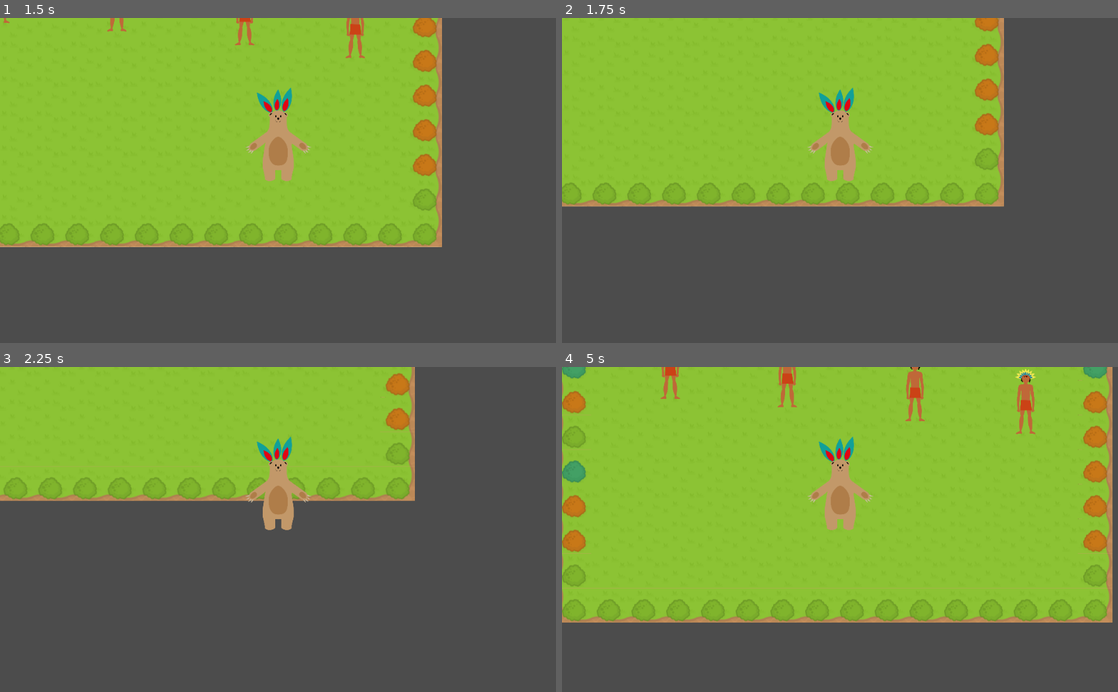
Above: before the commit, frames 1-4 (two rows, left to right).
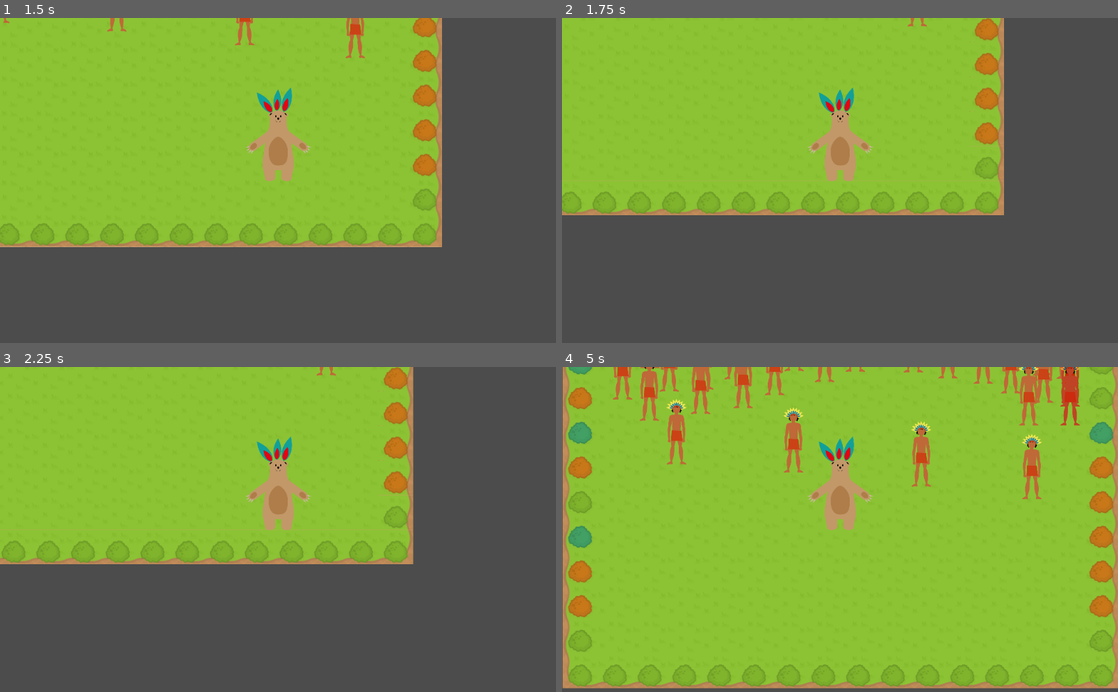
Above: after the commit, the same moments.

Repository: lendroit/welcome_thomas
Game: Godot game, scene res://World.tscn
Same seed, same stepped clock (60 frames per second), same inputs: the game is played once before the commit and once after it.
Inputs:
- Up to frame 1 (1.5 s): tap Enter (ui_accept) at 0.5, 0.77 s; hold Right (ui_right) 0.53-1.28 s; hold Down (ui_down) from 1.28 s (still down)
- Up to frame 2 (1.75 s): keep holding Down (ui_down); tap Enter (ui_accept) at 1.52 s
- Up to frame 3 (2.25 s): release Down (ui_down) at 2.03 s; hold Right (ui_right) from 2.03 s (still down)
- Up to frame 4 (5 s): release Right (ui_right) at 2.78 s; hold Up (ui_up) 2.78-3.53 s; tap Enter (ui_accept) at 3.02, 3.77, 4.52 s; hold Left (ui_left) from 3.53 s (still down)

Frame 1 is identical in both runs. In frame 2, 5.0% of the frame differs, in the area x 0-80%, y 0-61%; in frame 3, 17%; in frame 4, 33%, in the area x 0-100%, y 0-99%.

Commit message:
feature: Add collision on bush

Diff:
--- a/TileMap/TileMap.tscn
+++ b/TileMap/TileMap.tscn
@@ -1,6 +1,15 @@
-[gd_scene load_steps=3 format=2]
+[gd_scene load_steps=6 format=2]
 
 [ext_resource path="res://assets/RPGpack_sheet.png" type="Texture" id=1]
+
+[sub_resource type="ConvexPolygonShape2D" id=2]
+points = PoolVector2Array( 0, 0, 64, 0, 64, 64, 0, 64 )
+
+[sub_resource type="ConvexPolygonShape2D" id=3]
+points = PoolVector2Array( 0, 0, 64, 0, 64, 64, 0, 64 )
+
+[sub_resource type="ConvexPolygonShape2D" id=4]
+points = PoolVector2Array( 0, 0, 64, 0, 64, 64, 0, 64 )
 
 [sub_resource type="TileSet" id=1]
 1/name = "RPGpack_sheet.png 1"
@@ -45,9 +54,28 @@
 2/navigation_offset = Vector2( 0, 0 )
 2/shape_offset = Vector2( 0, 0 )
 2/shape_transform = Transform2D( 1, 0, 0, 1, 0, 0 )
+2/shape = SubResource( 2 )
 2/shape_one_way = false
-2/shape_one_way_margin = 0.0
-2/shapes = [  ]
+2/shape_one_way_margin = 1.0
+2/shapes = [ {
+"autotile_coord": Vector2( 0, 0 ),
+"one_way": false,
+"one_way_margin": 1.0,
+"shape": SubResource( 2 ),
+"shape_transform": Transform2D( 1, 0, 0, 1, 0, 0 )
+}, {
+"autotile_coord": Vector2( 2, 0 ),
+"one_way": false,
+"one_way_margin": 1.0,
+"shape": SubResource( 3 ),
+"shape_transform": Transform2D( 1, 0, 0, 1, 0, 0 )
+}, {
+"autotile_coord": Vector2( 4, 0 ),
+"one_way": false,
+"one_way_margin": 1.0,
+"shape": SubResource( 4 ),
+"shape_transform": Transform2D( 1, 0, 0, 1, 0, 0 )
+} ]
 2/z_index = 0
 
 [node name="TileMap" type="TileMap"]
